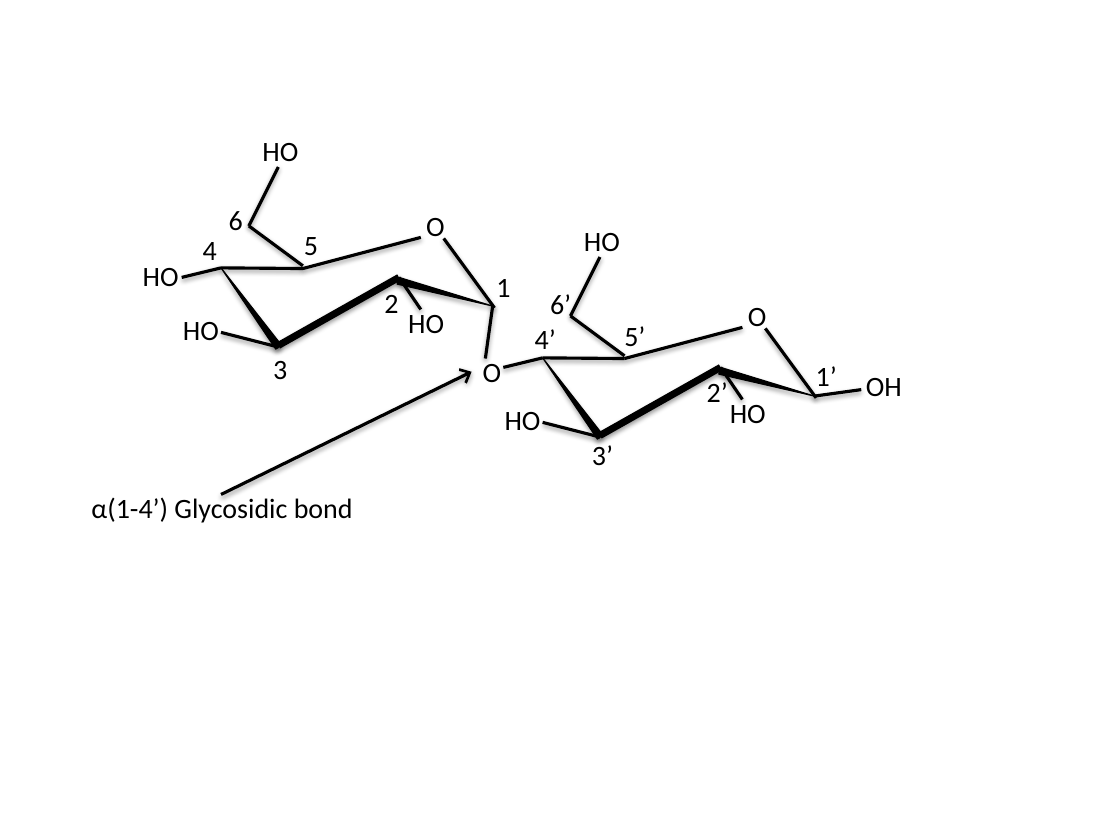
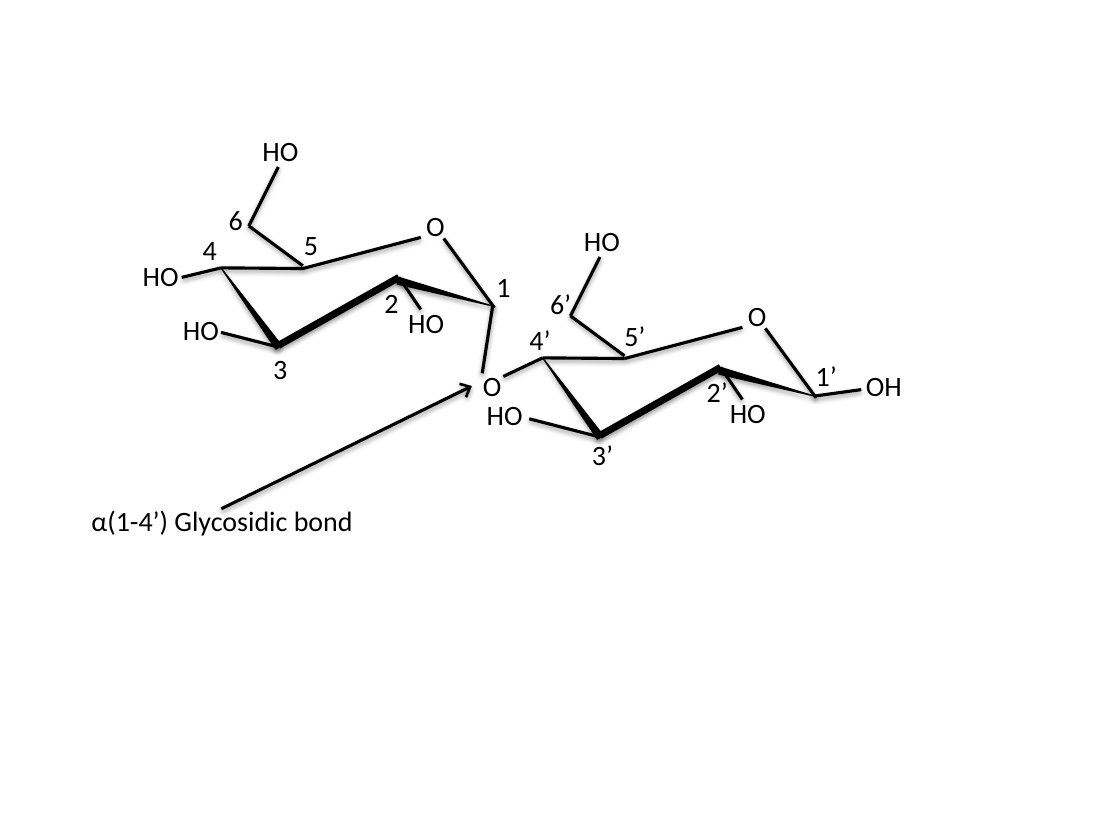
Before and after one commit to steveharg/glycans, a slide deck: slide 1 of docs/images/glycosidic_linkage.pptx. Drawn at 1120x840 pixels with LibreOffice and Linux fonts; fonts in the diff are those of the drawing. Boxes give left, top, right and bottom in pixels: in the first picture for what was removed or moved away, otherwise in the second. Text is boxed around its words. In the diff, an @@ line names an element or a change of style, - is before the commit and + after.

```diff
--- a/docs/images/glycosidic_linkage.pptx
+++ b/docs/images/glycosidic_linkage.pptx
@@ line moved from (493, 306) - (485, 358) to (493, 306) - (483, 373) @@
@@ text "4’" rewrapped from [535, 329, 556, 349] to [529, 330, 550, 357] @@
@@ line moved from (543, 358) - (503, 367) to (543, 358) - (503, 376) @@
@@ 2 texts, 1 arrow: place and size @@
-2 texts, 1 arrow at [91, 359, 502, 523]
+2 texts, 1 arrow at [91, 373, 502, 536]
@@ text "HO": place and size @@
-text "HO" at [505, 412, 541, 430]
+text "HO" at [487, 407, 523, 426]
@@ line moved from (600, 437) - (543, 422) to (600, 437) - (530, 419) @@
```
Also in this commit, not shown: 4 other files.
